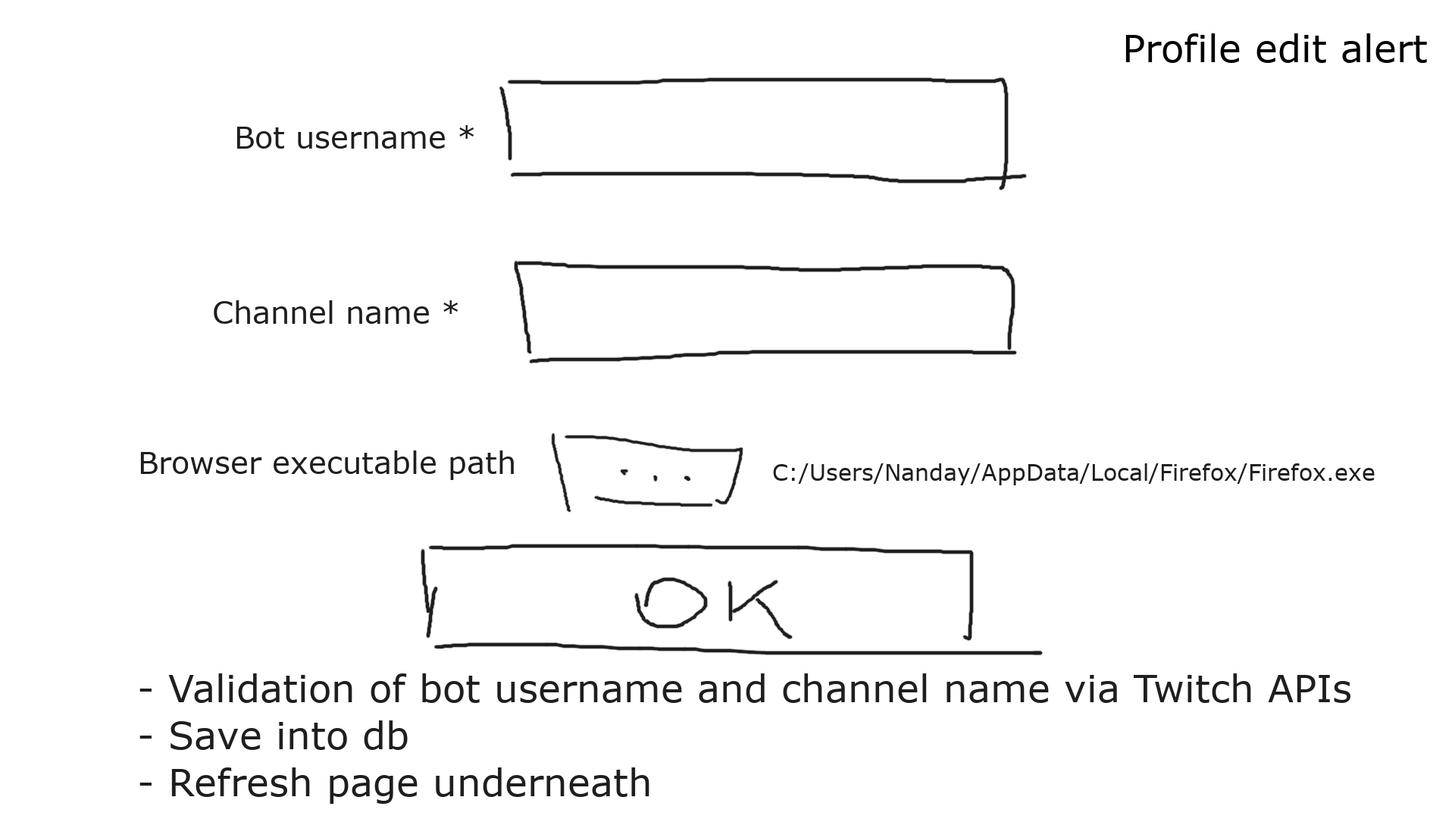
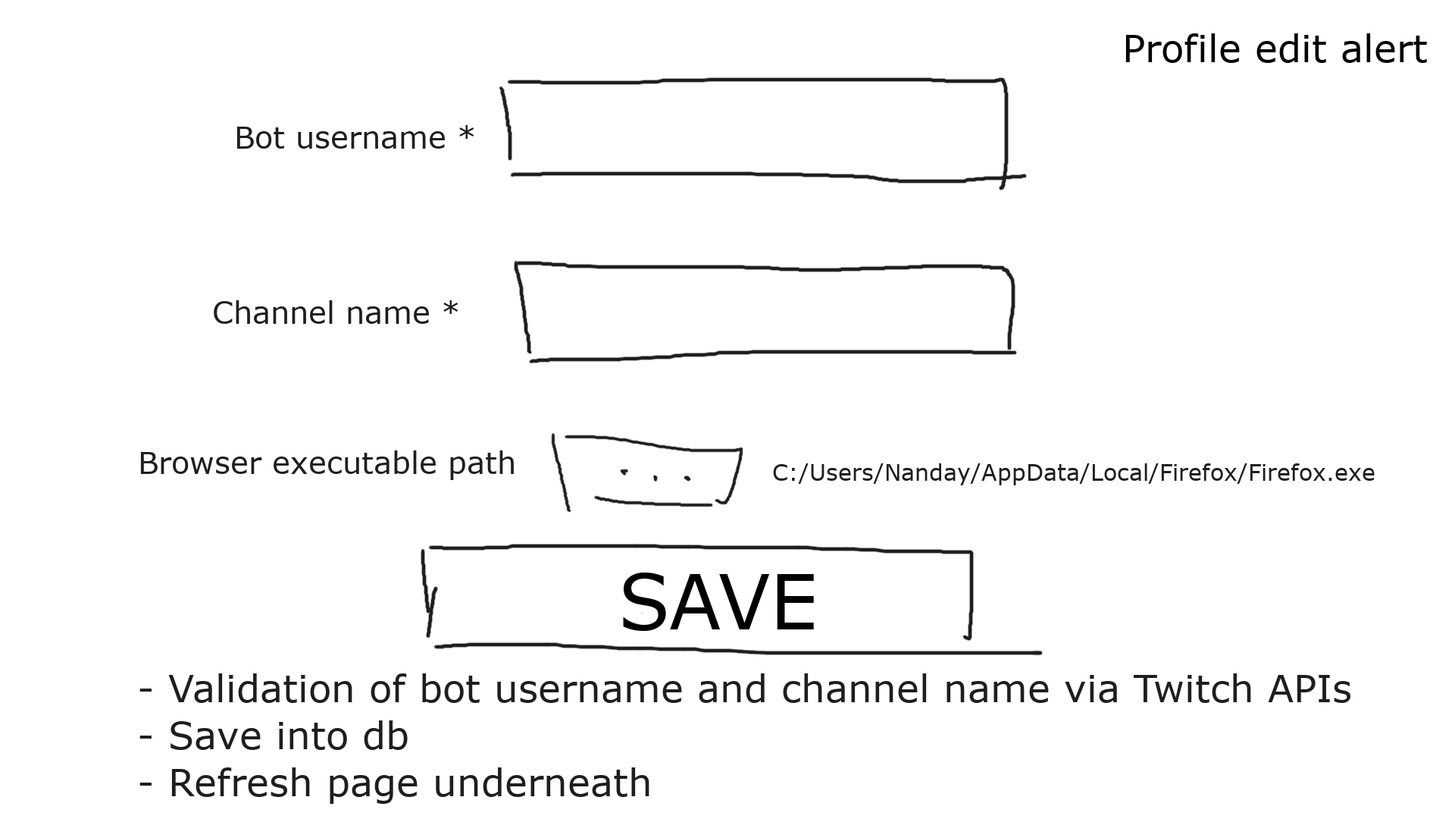
Comparing the layer stacks of the two w=1455, h=819 images. Changes:
added layer "SAVE" above "Livello incollato" over (623, 572, 815, 631)
painted on "Livello incollato" over (623, 572, 815, 640)
